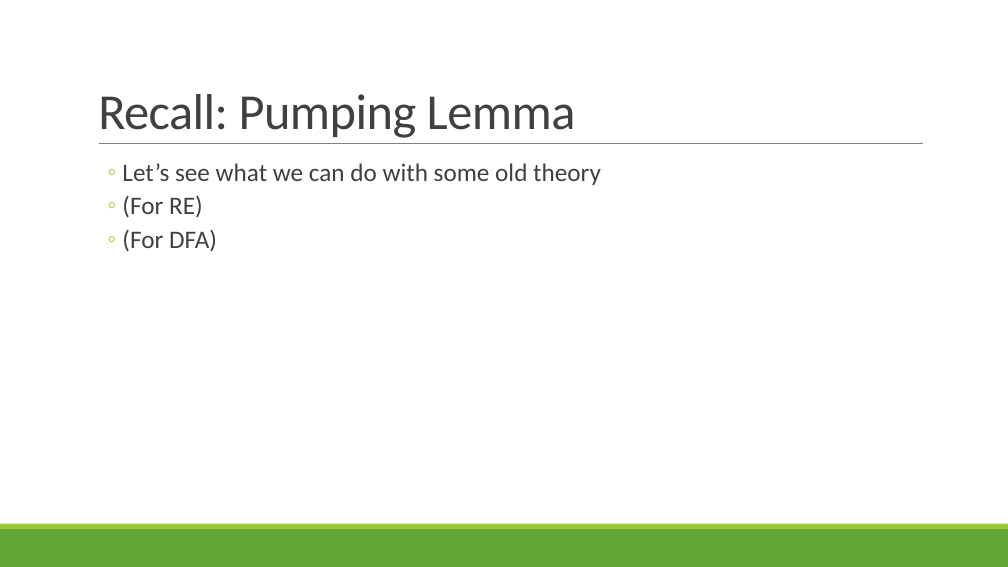
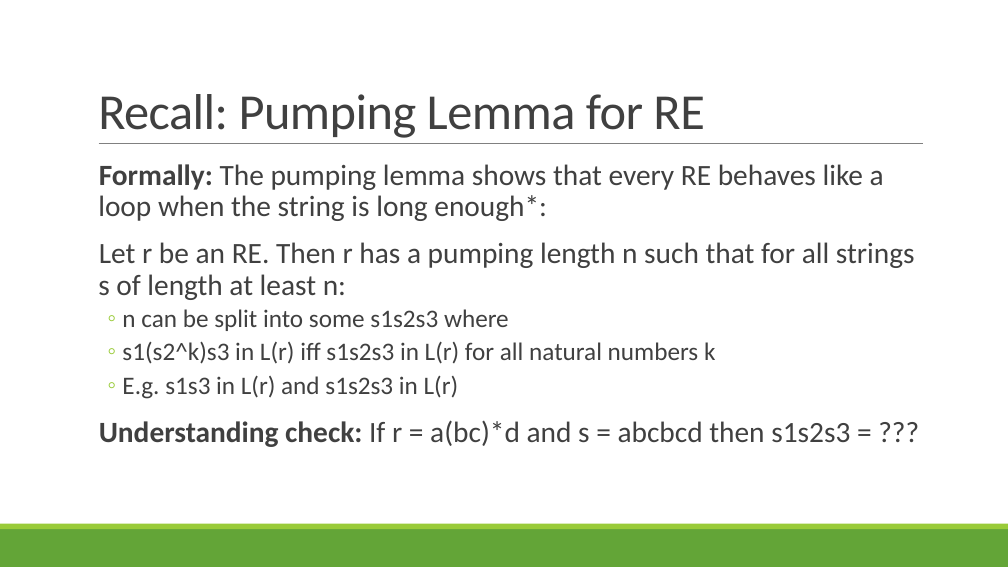
Before and after one commit to rbohrer/pl-course, a slide deck: slide 21 of LectureSlides/12Play.pptx. Drawn at 1008x567 pixels with LibreOffice and Linux fonts; fonts in the diff are those of the drawing. Boxes give left, top, right and bottom in pixels: in the first picture for what was removed or moved away, otherwise in the second. Text is boxed around its words. In the diff, an @@ line names an element or a change of style, - is before the commit and + after.

```diff
--- a/LectureSlides/12Play.pptx
+++ b/LectureSlides/12Play.pptx
@@ title at [98, 94, 704, 138]: text changed @@
-Recall: Pumping Lemma
+Recall: Pumping Lemma for RE
@@ text at [98, 164, 915, 447]: text changed; size 24 to 28 pt @@
-  ◦ Let’s see what we can do with some old theory
-  ◦ (For RE)
-  ◦ (For DFA)
+  Formally: The pumping lemma shows that every RE behaves like a loop when the string is long enough*:
+  Let r be an RE. Then r has a pumping length n such that for all strings s of length at least n:
+  ◦ n can be split into some s1s2s3 where
+  ◦ s1(s2^k)s3 in L(r) iff s1s2s3 in L(r) for all natural numbers k
+  ◦ E.g. s1s3 in L(r) and s1s2s3 in L(r)
+  Understanding check: If r = a(bc)*d and s = abcbcd then s1s2s3 = ???
```
Also in this commit, not shown: 1 other slide changed, 13 slides added.
